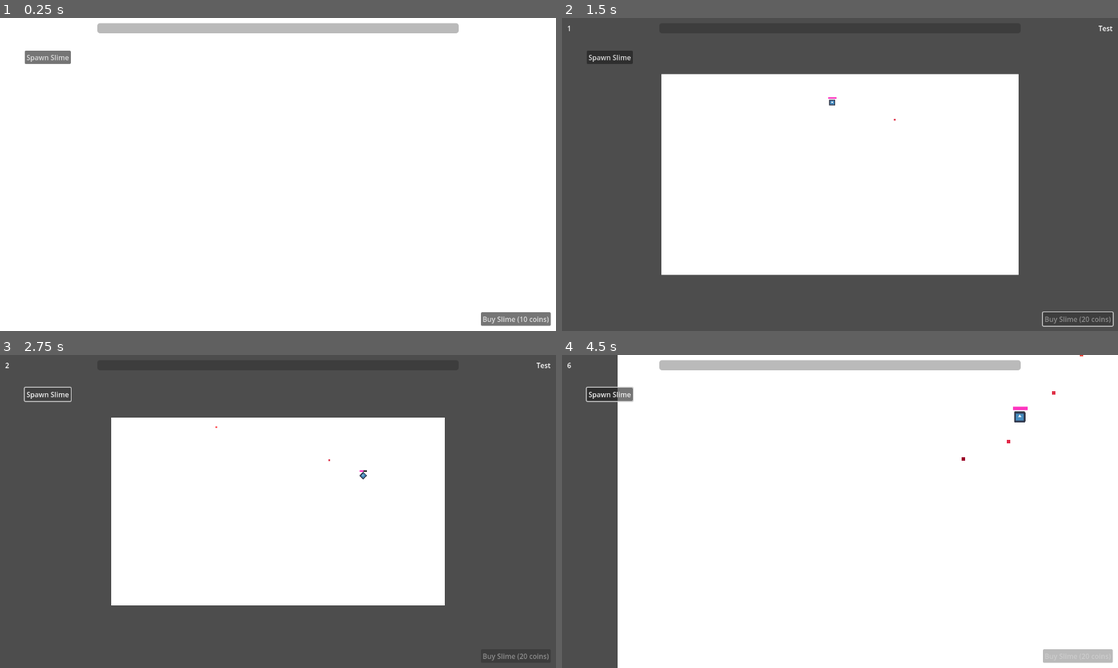
Above: before the commit, frames 1-4 (two rows, left to right).
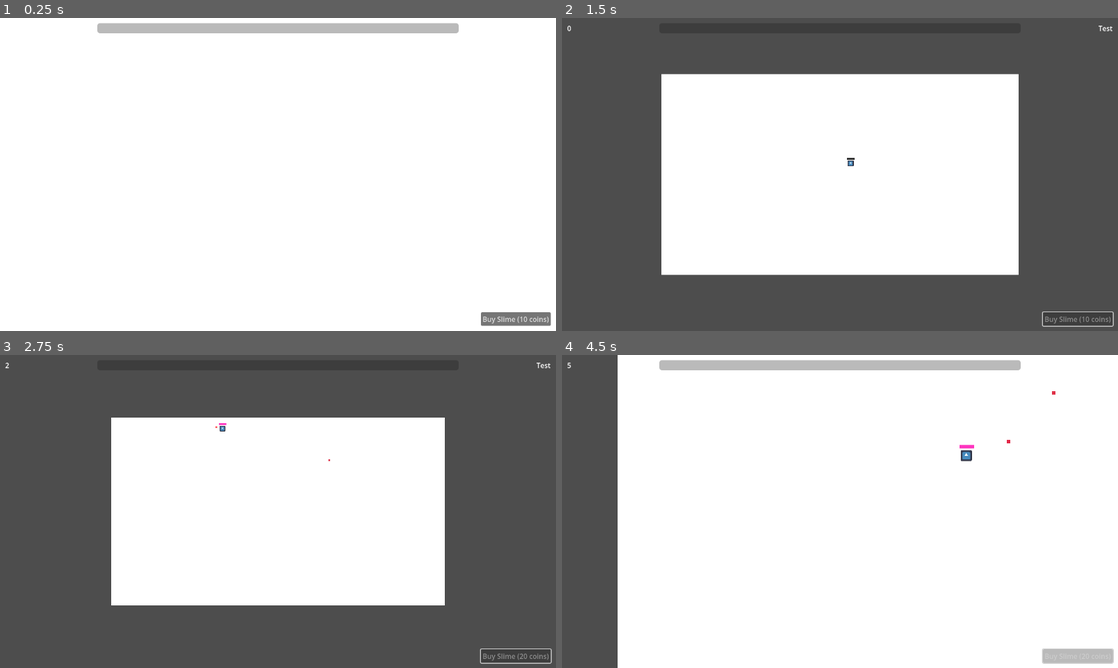
Above: after the commit, the same moments.

Repository: SelfDevTV/Pixler
Game: Godot game, scene res://scenes/main.tscn
Two runs of this game, one before a commit and one after it. Both use one fixed random seed, a clock stepped at 60 frames per second and the inputs below. The engine's default icon, where the game draws it, is replaced by a stand-in: a white triangle on a blue panel in a dark square.
Inputs (mouse positions are in pixels of both pictures, inside the frame that each line leads up to):
- Up to frame 1 (0.25 s): no input
- Up to frame 2 (1.5 s): click (612, 58) at 0.5 s, where only the run before the commit has a clickable "Spawn Slime"; click (1079, 318) at 1.25 s, where only the run after the commit has a clickable "Buy Slime (10 coins)"
- Up to frame 3 (2.75 s): click (50, 395) at 2 s, where only the run before the commit has a clickable "Spawn Slime"
- Up to frame 4 (4.5 s): click (612, 395) at 2.75 s, where only the run before the commit has a clickable "Spawn Slime"; move the mouse to (962, 495) at 3.52 s; tap Middle mouse button (pan_activate) at 3.6 s; move the mouse to (728, 527) at 4.27 s; tap Mouse wheel up (zoom_in) at 4.35 s

The runs differ from the first frame. In frame 1, 0.4% of the frame differs, in the area x 4-13%, y 10-15%; in frame 2, 0.4%; in frame 3, 0.3%; in frame 4, 0.7%, in the area x 1-100%, y 0-99%.

Commit message:
removed debug button

Diff:
--- a/scenes/main.tscn
+++ b/scenes/main.tscn
@@ -12,12 +12,3 @@
 [node name="GridRenderer" parent="." instance=ExtResource("3_sugp2")]
 
 [node name="Hud" parent="." instance=ExtResource("4_jyhfs")]
-
-[node name="Button" type="Button" parent="Hud"]
-offset_left = 57.0
-offset_top = 75.0
-offset_right = 163.0
-offset_bottom = 106.0
-text = "Spawn Slime"
-
-[connection signal="pressed" from="Hud/Button" to="." method="_on_button_pressed"]
